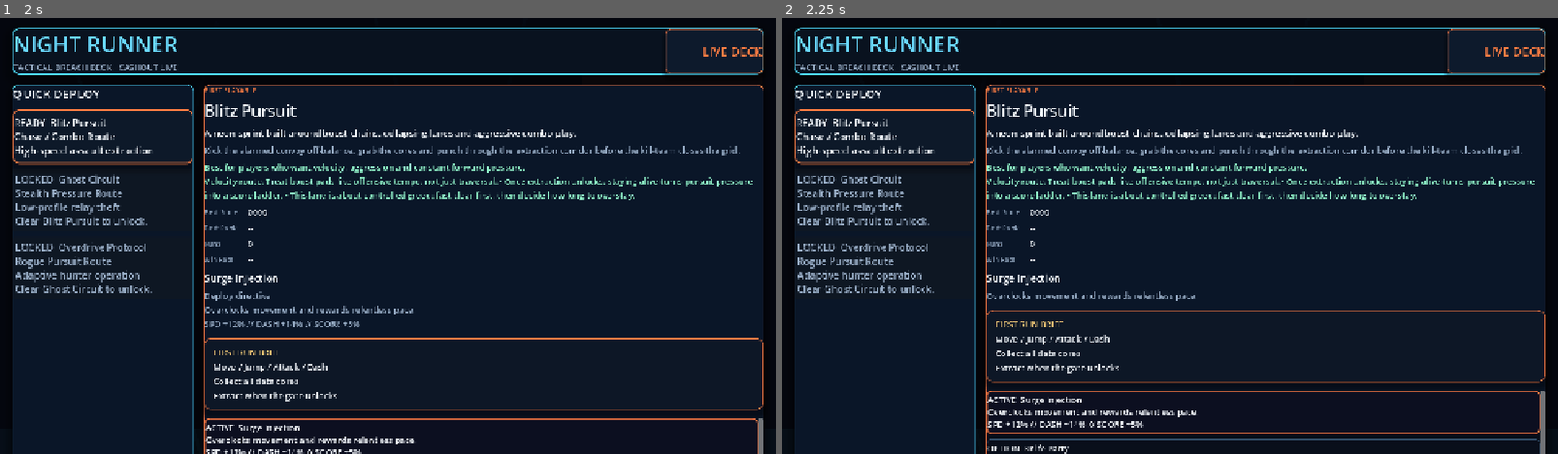
Above: before the commit, frames 1-2 (left to right).
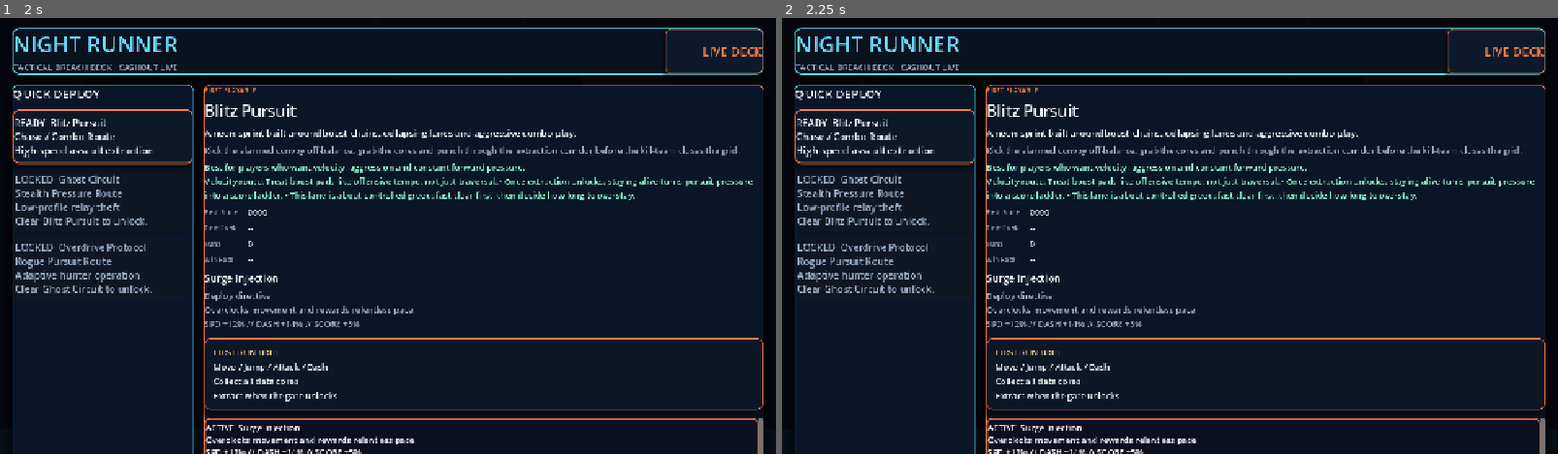
Above: after the commit, the same moments.

Repository: 2456018331lby-dev/night-runner
Game: Godot game, scene res://scenes/app/main.tscn
Same seed, same stepped clock (60 frames per second), same inputs: the game is played once before the commit and once after it.
Inputs:
- Up to frame 1 (2 s): click "READY Blitz Pursuit Chase / C…" at 0.5 s; click "READY Blitz Pursuit Chase / C…" at 1.25 s
- Up to frame 2 (2.25 s): click "ACTIVE Surge Injection Overcl…" at 2 s

Frame 1 is identical in both runs. In frame 2, 3.8% of the frame differs, in the area x 26-99%, y 62-100%.

Commit message:
Keep directive tradeoffs visible in the hub
Directive selection could briefly drop modifier impact text because the selection path overwrote the richer hub summary after the focus refresh rebuilt it. The hub now formats directive details through one helper, so route setup keeps both the player-facing summary and the concrete modifier shifts visible.

Constraint: Do not add another one-off verifier for a small UI text invariant

Rejected: Leave selection refresh to build_hub only | synchronous signals still allow the local selection handler to overwrite the rebuilt text

Rejected: Remove modifier text from the hub | hides the risk/reward information players need before launch

Confidence: high

Scope-risk: narrow

Directive: Keep directive summary and modifier impact text together whenever hub selection UI is changed

Tested: verify_pause_settings.tscn, verify_settings.tscn, project load, and main scene load passed with Godot ERROR output treated as failure

Not-tested: Manual visual pass on a physical Android device

Diff:
--- a/scripts/game/session_screen.gd
+++ b/scripts/game/session_screen.gd
@@ -174,13 +174,7 @@
 	if current_phase == FrontendBridge.PHASE_HUB:
 		focus_mode.text = "FIRST PLAYABLE" if not GameState.has_ux_flag("first_run_brief_seen") and operation_id == "blitz_pursuit" else String(selected.get("mode_label", ""))
 		var selected_directive := FrontendBridge.get_selected_directive(operation_id)
-		directive_name.text = String(selected_directive.get("name", "Base Protocol"))
-		directive_summary.text = "Deploy directive\n%s" % String(selected_directive.get("summary", ""))
-		if first_deploy_focus:
-			directive_summary.text = "Deploy directive\nDefault first-clear loadout. Launch now and learn the lane before tuning modifiers."
-		var modifier_summary := GameState.describe_modifier_block(Dictionary(selected_directive.get("modifiers", {})))
-		if not modifier_summary.is_empty():
-			directive_summary.text += "\n" + modifier_summary
+		_set_hub_directive_detail(selected_directive, first_deploy_focus)
 		_populate_directive_list(selected)
 		directive_scroll.visible = not (PlatformProfile.is_mobile and first_deploy_focus)
 		primary_button.text = _get_launch_button_text(selected)
@@ -296,8 +290,24 @@
 		var btn: Button = directive_buttons[key]
 		var sel := String(key) == directive_id
 		btn.button_pressed = sel
-	directive_name.text = String(FrontendBridge.get_selected_directive(operation_id).get("name", ""))
-	directive_summary.text = String(FrontendBridge.get_selected_directive(operation_id).get("summary", ""))
+	_set_hub_directive_detail(FrontendBridge.get_selected_directive(operation_id), _is_first_deploy_focus(operation_id))
+
+
+func _set_hub_directive_detail(selected_directive: Dictionary, first_deploy_focus: bool) -> void:
+	directive_name.text = String(selected_directive.get("name", "Base Protocol"))
+	directive_summary.text = _format_hub_directive_summary(selected_directive, first_deploy_focus)
+
+
+func _format_hub_directive_summary(selected_directive: Dictionary, first_deploy_focus: bool) -> String:
+	var lines: Array[String] = ["Deploy directive"]
+	if first_deploy_focus:
+		lines.append("Default first-clear loadout. Launch now and learn the lane before tuning modifiers.")
+	else:
+		lines.append(String(selected_directive.get("summary", "")))
+	var modifier_summary := GameState.describe_modifier_block(Dictionary(selected_directive.get("modifiers", {})))
+	if not modifier_summary.is_empty():
+		lines.append(modifier_summary)
+	return "\n".join(lines)
 
 
 func _add_debrief_metrics(operation: Dictionary) -> void:
--- a/scripts/tools/verify_pause_settings.gd
+++ b/scripts/tools/verify_pause_settings.gd
@@ -17,6 +17,13 @@
 	var screen := SESSION_SCREEN_SCENE.instantiate()
 	add_child(screen)
 	await get_tree().process_frame
+
+	var blitz := RunCatalogScript.get_operation("blitz_pursuit")
+	var knife_party := _find_directive(blitz, "knife_party")
+	var directive_detail := String(screen.call("_format_hub_directive_summary", knife_party, false))
+	_expect(directive_detail.contains("Longer combo window"), "directive detail should include the directive summary")
+	_expect(directive_detail.contains("COMBO +25%"), "directive detail should include combo modifier impact text")
+	_expect(directive_detail.contains("ATK +12%"), "directive detail should keep multi-modifier impact text")
 
 	screen.call("build_pause", RunCatalogScript.get_operation("blitz_pursuit"))
 	await get_tree().process_frame
@@ -70,6 +77,13 @@
 	return null
 
 
+func _find_directive(operation: Dictionary, directive_id: String) -> Dictionary:
+	for directive in operation.get("directive_pool", []):
+		if String(directive.get("id", "")) == directive_id:
+			return directive
+	return {}
+
+
 func _expect(condition: bool, message: String) -> void:
 	if not condition:
 		failures.append(message)
Not shown, changed: docs/progress.md
